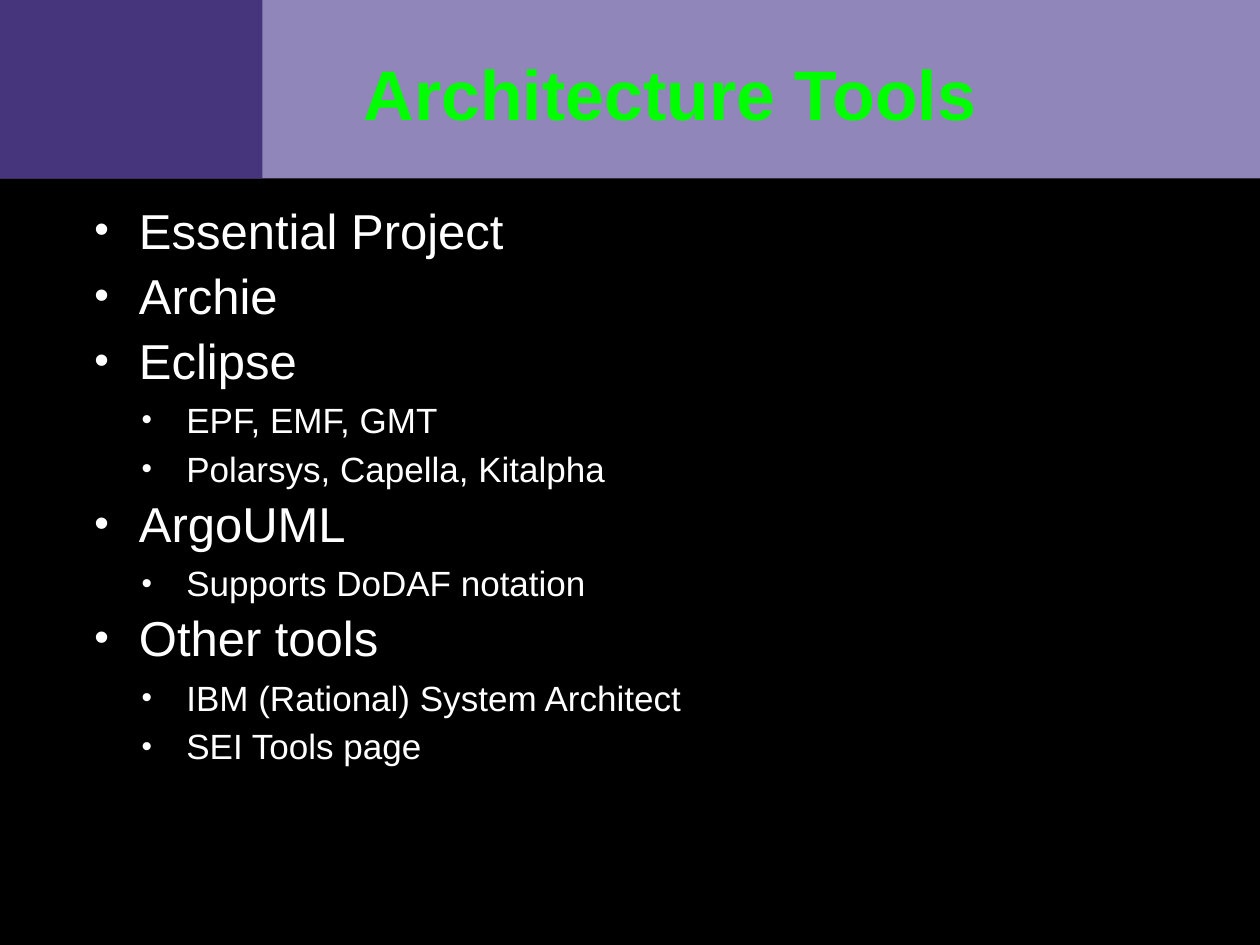
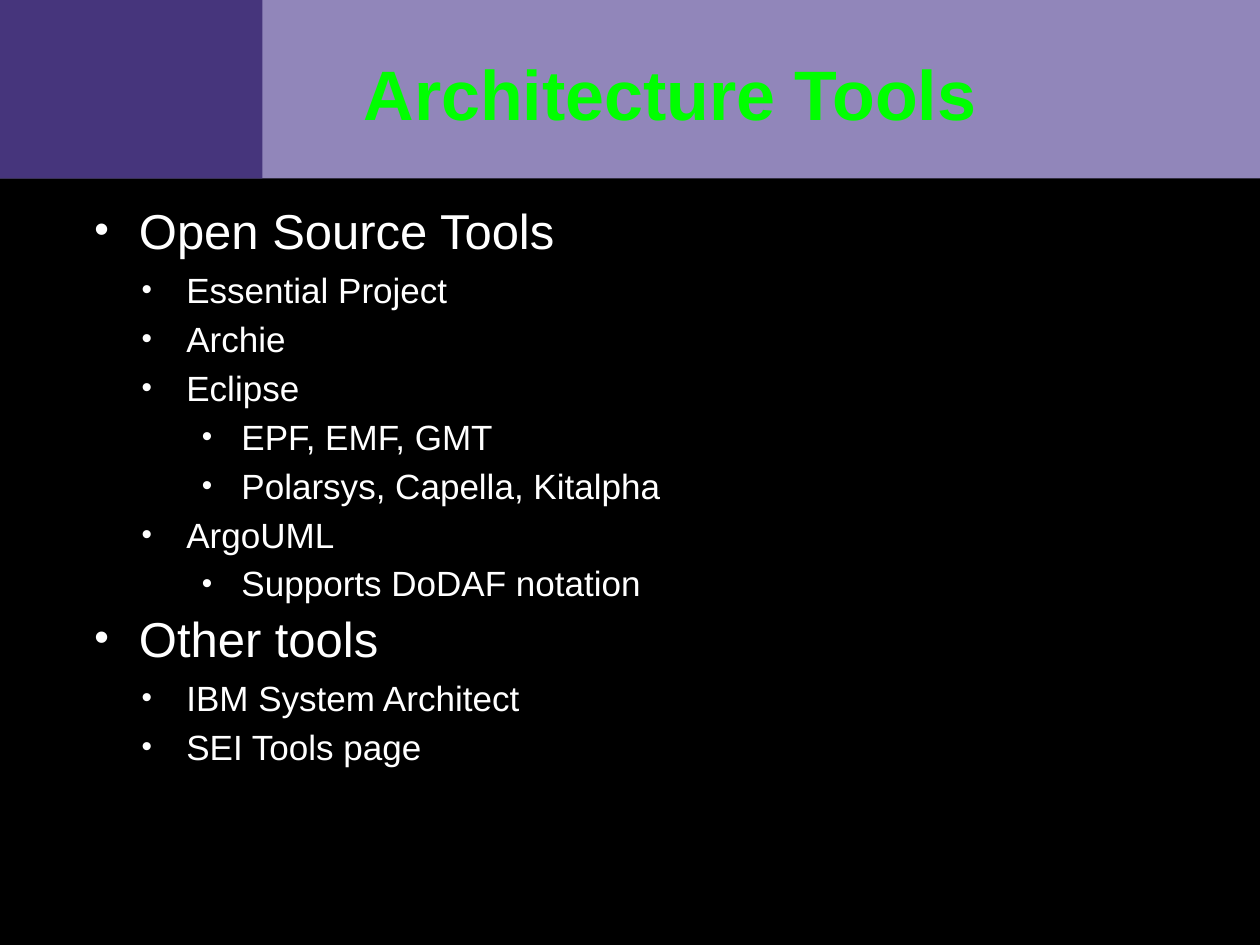
Before and after one commit to VCTLabs/elc2015-presentations, a slide deck: slide 13 of security_IoT/security_assessment_slides.odp. Drawn at 1260x945 pixels with LibreOffice and Linux fonts; fonts in the diff are those of the drawing; background and template pictures are left out. Boxes give left, top, right and bottom in pixels: in the first picture for what was removed or moved away, otherwise in the second. Text is boxed around its words. In the diff, an @@ line names an element or a change of style, - is before the commit and + after.

```diff
--- a/security_IoT/security_assessment_slides.odp
+++ b/security_IoT/security_assessment_slides.odp
@@ text at <box>139,213,554,259</box>: paragraph added @@
+• Open Source Tools
@@ text at <box>186,277,660,603</box>: size 28 to 20 pt in "Essential Project", "Archie", "Eclipse", "ArgoUML"; list level 1 to 2 in "Essential Project"; line spacing 28pt to 20pt; list level 1 to 2 in "Archie"; list level 1 to 2 in "Eclipse"; list level 2 to 3 in "EPF, EMF, GMT"; list level 2 to 3 in "Polarsys, Capella, Kitalpha"; list level 1 to 2 in "ArgoUML"; list level 2 to 3 in "Supports DoDAF notation" @@
@@ text at <box>186,685,519,717</box>: text changed @@
-  • IBM (Rational) System Architect
+  • IBM System Architect
```
Also in this commit, not shown: 12 other slides changed, 1 other file.
